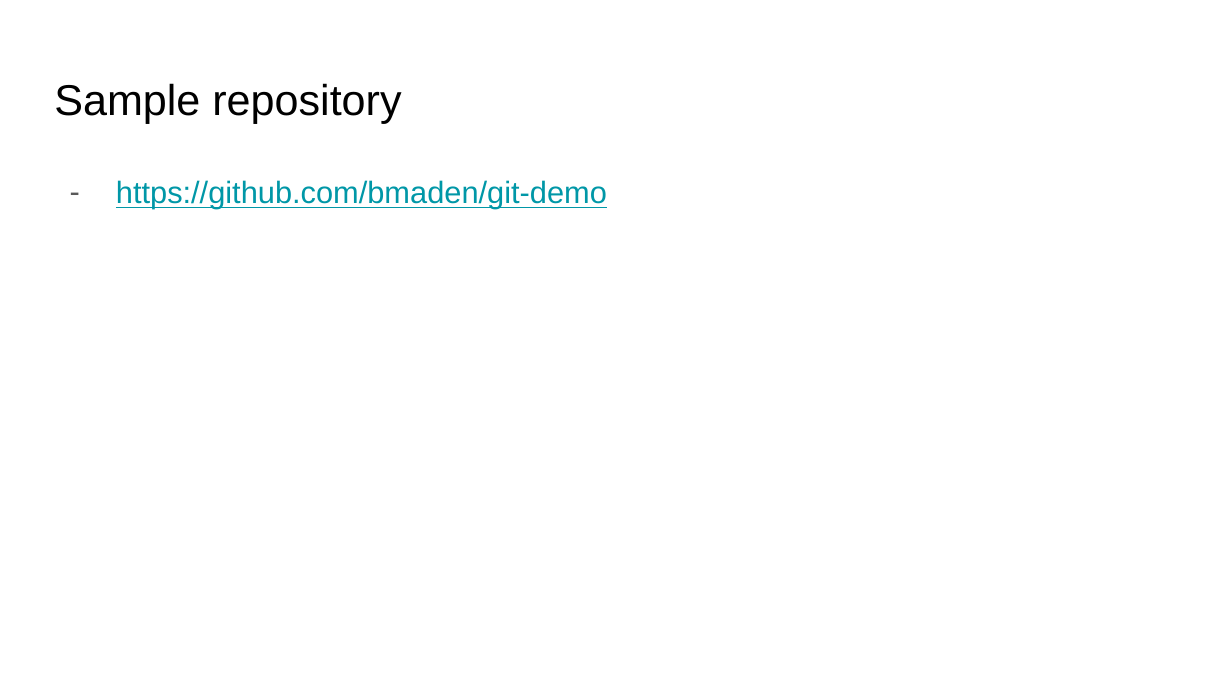
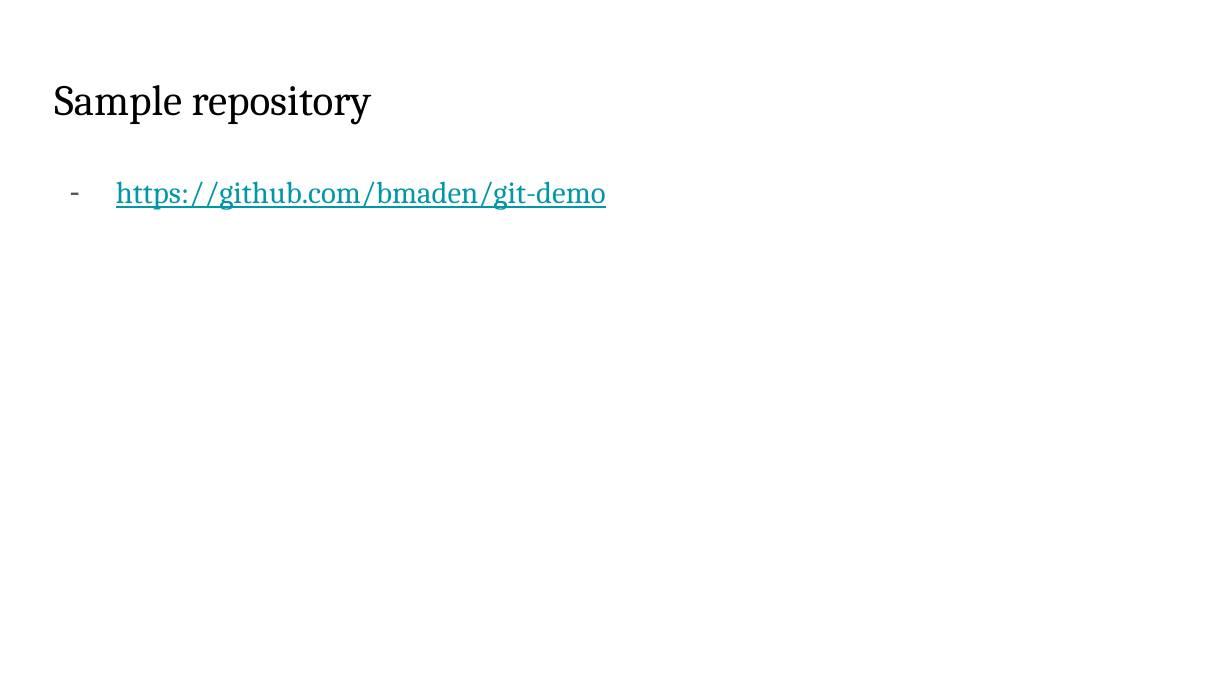
Before and after one commit to bmaden/git-demo, a slide deck: slide 7 of doc/git_demo.pptx. Drawn at 1232x693 pixels with LibreOffice and Linux fonts; fonts in the diff are those of the drawing. Boxes give left, top, right and bottom in pixels: in the first picture for what was removed or moved away, otherwise in the second. Text is boxed around its words. In the diff, an @@ line names an element or a change of style, - is before the commit and + after.

```diff
--- a/doc/git_demo.pptx
+++ b/doc/git_demo.pptx
@@ title "Sample repository" at box(54, 85, 372, 125): font Arial to Cambria @@
@@ text "https://github.com/bmaden/git-demo" at box(116, 181, 606, 210): font Arial to Cambria @@
```
Also in this commit, not shown: 11 other slides changed, 5 slides added.
